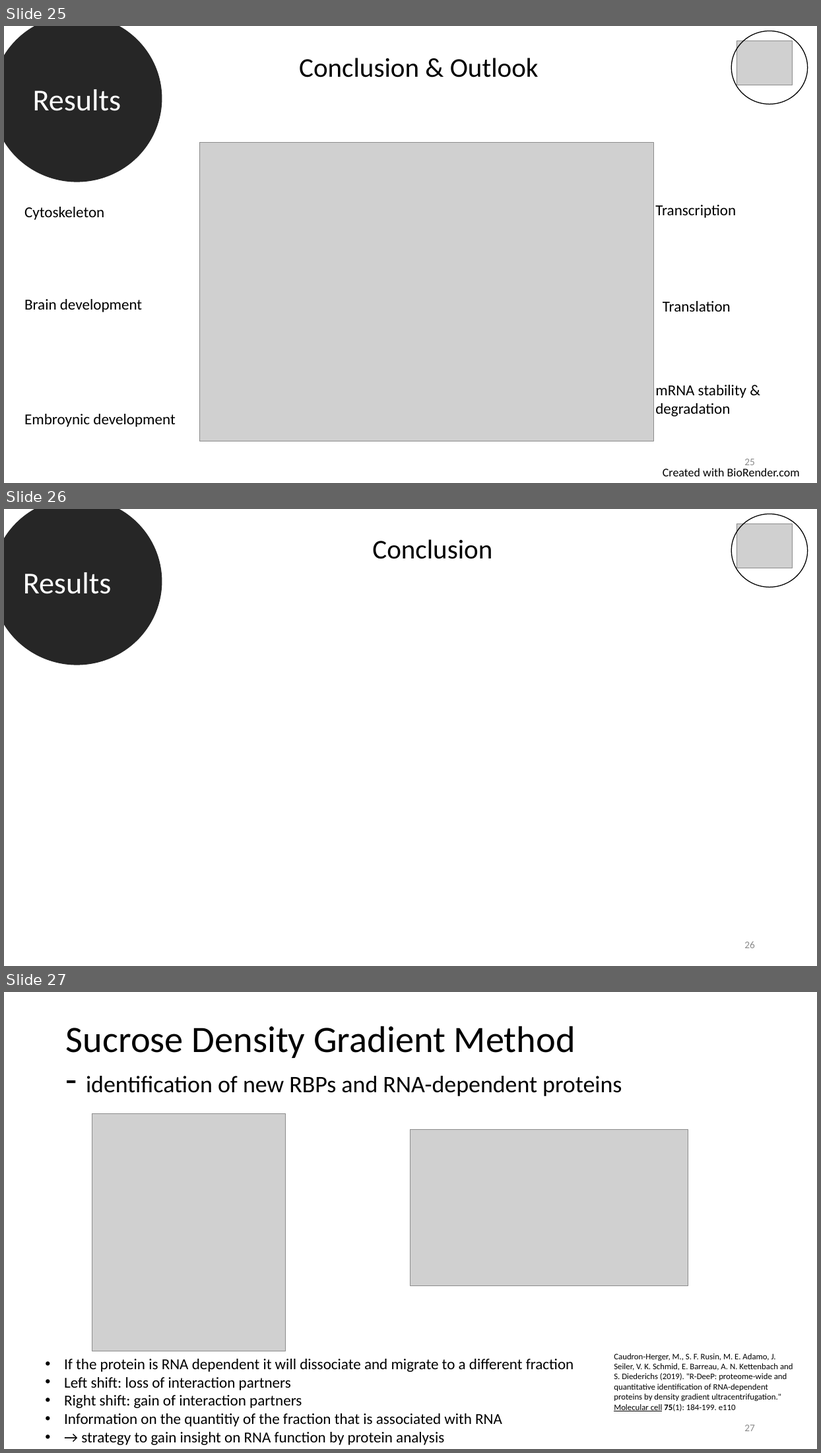
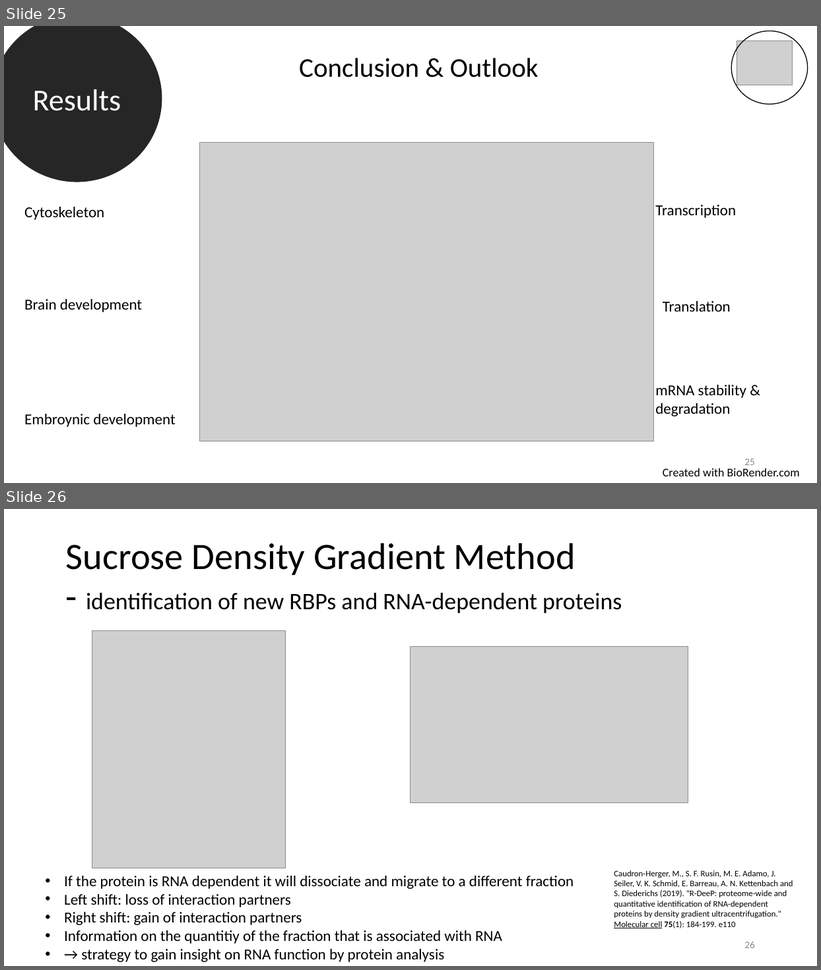
Before and after one commit to datascience-mobi-2022/2022-topic-03-team-05, a slide deck: Final presentation outline & temporary draft.pptx. Shown one above the other, each under a label of ours: slides 25, 26 and 27 before the commit, slides 25 and 26 after it. The pictures are 821x1453 and 821x970 pixels, drawn with LibreOffice and Linux fonts; fonts in the diff are those of the drawing; grey boxes stand for pictures. Boxes give left, top, right and bottom in pixels: in the first picture for what was removed or moved away, otherwise in the second. Text is boxed around its words. In the diff, an @@ line names an element or a change of style, - is before the commit and + after.

```diff
--- a/Final presentation outline & temporary draft.pptx
+++ b/Final presentation outline & temporary draft.pptx
@@ slide 26 removed at <box>4,509,817,966</box>, background #FFFFFF @@
@@ ellipse removed at <box>4,509,162,665</box> @@
-Results
@@ ellipse removed at <box>732,514,808,587</box> @@
@@ picture removed at <box>737,524,792,568</box> @@
@@ text removed at <box>372,539,492,559</box> @@
-Conclusion
@@ page number removed at <box>745,941,755,949</box> @@
-26
@@ what was slide 27 is now slide 26 @@
@@ page number at <box>745,941,755,949</box>: text changed @@
-27
+26
```
Also in this commit, not shown: 3 slides changed.
